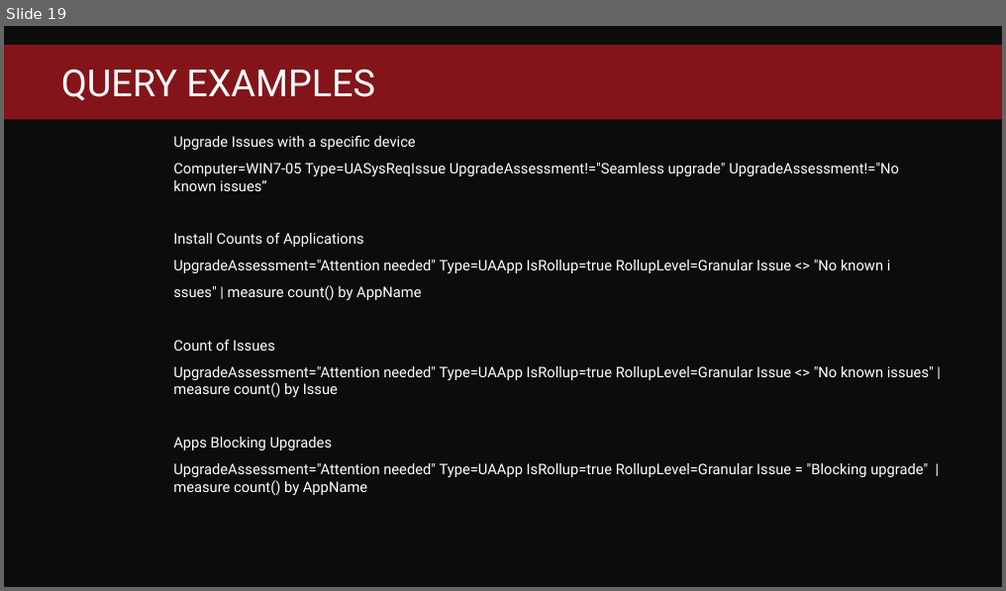
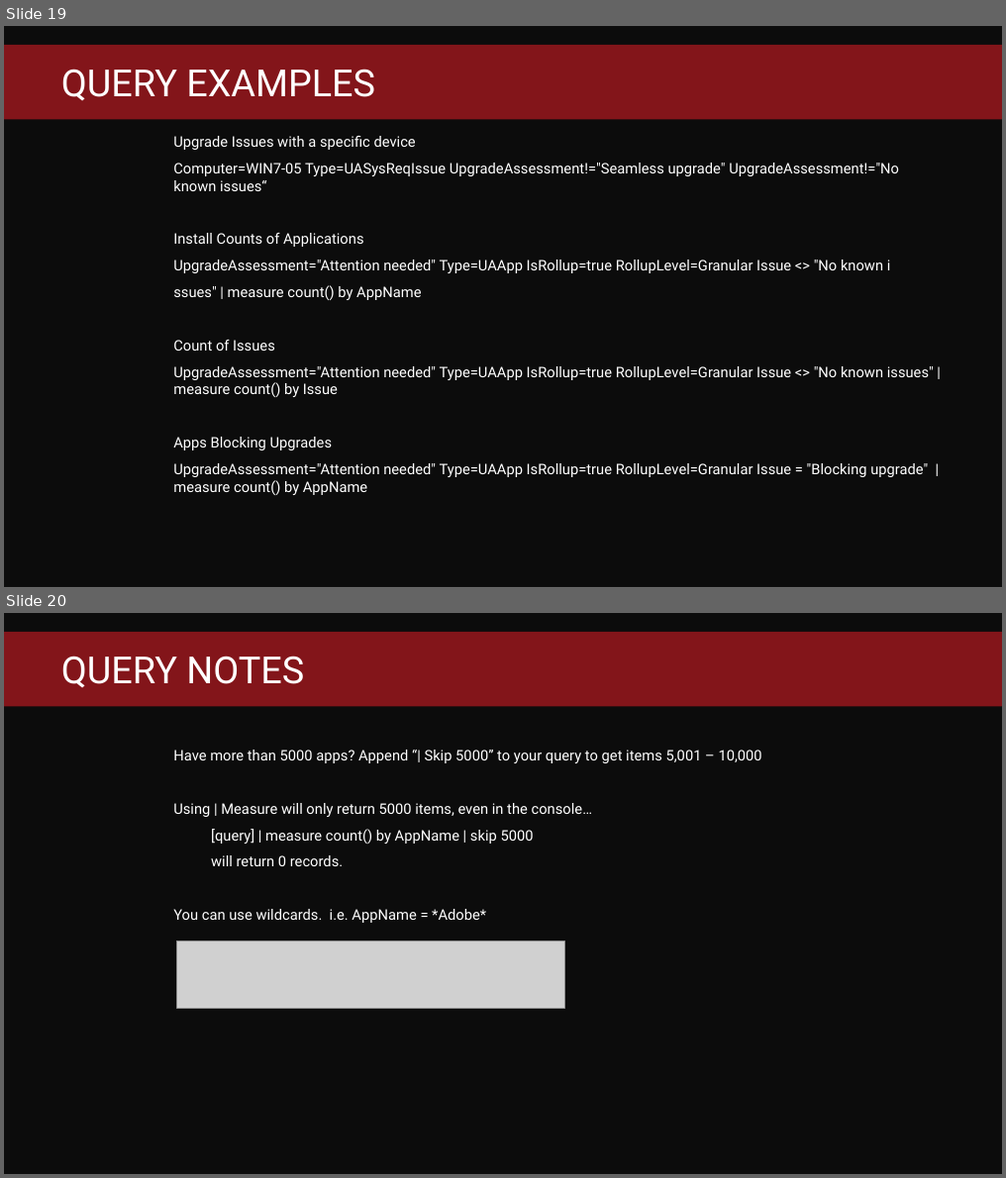
Before and after one commit to fredbainbridge/WindowsUpgradeReadiness, a slide deck: MMS 2017 - Windows Upgrade Readiness.pptx. Shown one above the other, each under a label of ours: slide 19 before the commit, slides 19 and 20 after it. The pictures are 1006x591 and 1006x1178 pixels, drawn with LibreOffice and Linux fonts; fonts in the diff are those of the drawing; grey boxes stand for pictures; background and template pictures are left out. Boxes give left, top, right and bottom in pixels: in the first picture for what was removed or moved away, otherwise in the second. Text is boxed around its words. In the diff, an @@ line names an element or a change of style, - is before the commit and + after.

```diff
--- a/MMS 2017 - Windows Upgrade Readiness.pptx
+++ b/MMS 2017 - Windows Upgrade Readiness.pptx
@@ slide 20 added at bbox=[4, 613, 1002, 1174], background #0C0C0C; not listed: 1 template element that a slide beside it also shows @@
@@ title added at bbox=[61, 656, 304, 688], 36 pt, text #FFFFFF @@
+QUERY NOTES
@@ text added at bbox=[173, 750, 762, 923], 14 pt, text #FFFFFF @@
+      Have more than 5000 apps? Append “| Skip 5000” to your query to get items 5,001 – 10,000
+      Using | Measure will only return 5000 items, even in the console…
+      [query] | measure count() by AppName | skip 5000
+      will return 0 records.
+      You can use wildcards. i.e. AppName = *Adobe*
@@ picture added at bbox=[177, 942, 564, 1009] @@
```
Also in this commit, not shown: 2 slides changed, 1 other slide added, 2 other files.
